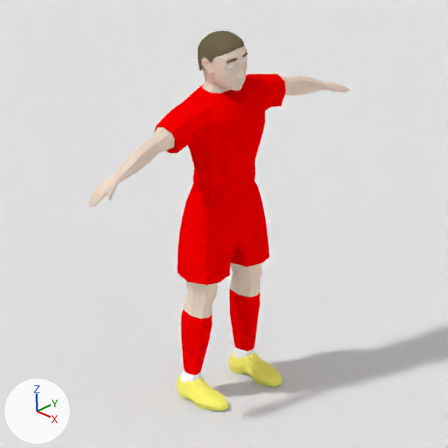
Before and after pictures for a commit that changed the Blender file data/graphics/player.blend.
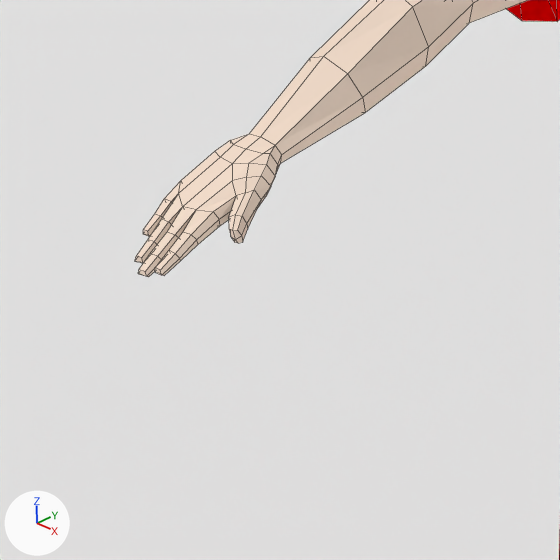
The first picture shows the older version from the file's camera 'Camera'. The close-ups show both versions on the part from 13% to 40% of the width and 33% to 60% of the height of that picture. The axes (+X, +Y, +Z) are drawn at lower left. The lights are the same throughout. The close-ups show mesh edges as thin lines.

The first close-up shows 'Player', 'ShadowPane'.
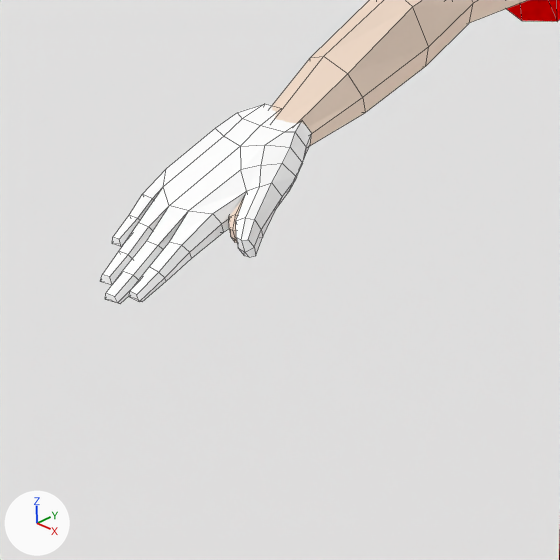
Location of each change, (x1, y1, x2, y2) in pixels of the close-ups (560 x 560 px):
'Gloves', added
    after: (101, 104, 312, 304)

Diff of the bpy script that builds the scene:
```diff
--- a/data/graphics/player.blend.py
+++ b/data/graphics/player.blend.py
@@ mat_gloves @@
+mat_gloves = diffuse_material('Gloves')
+mat_gloves.base_color = (1.0, 1.0, 1.0)  # white #ffffff
@@ me_player_002 @@
+me_player_002.from_pydata(...)  # 302 vertices, 296 faces; spans x -0.37..0.06, y -2.55..2.55, z 0.87..1.26
+me_player_002.materials.append(mat_gloves)  # white #ffffff
@@ ob_gloves @@
+ob_gloves = bpy.data.objects.new('Gloves', me_player_002)
+ob_gloves.location = (0.0, 0.0, 0.0)
```
